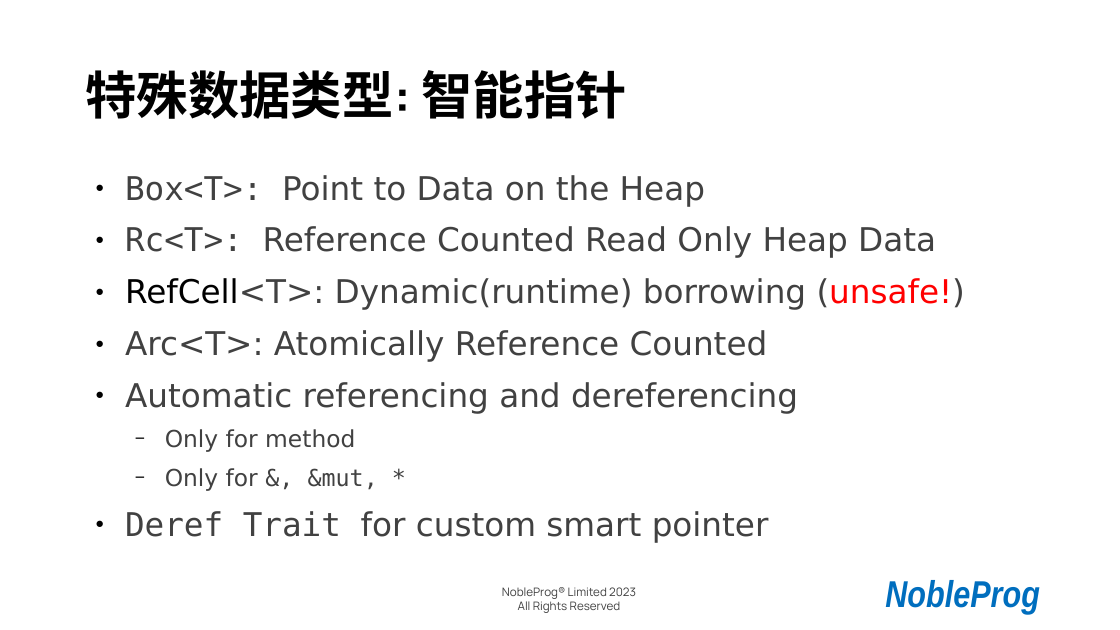
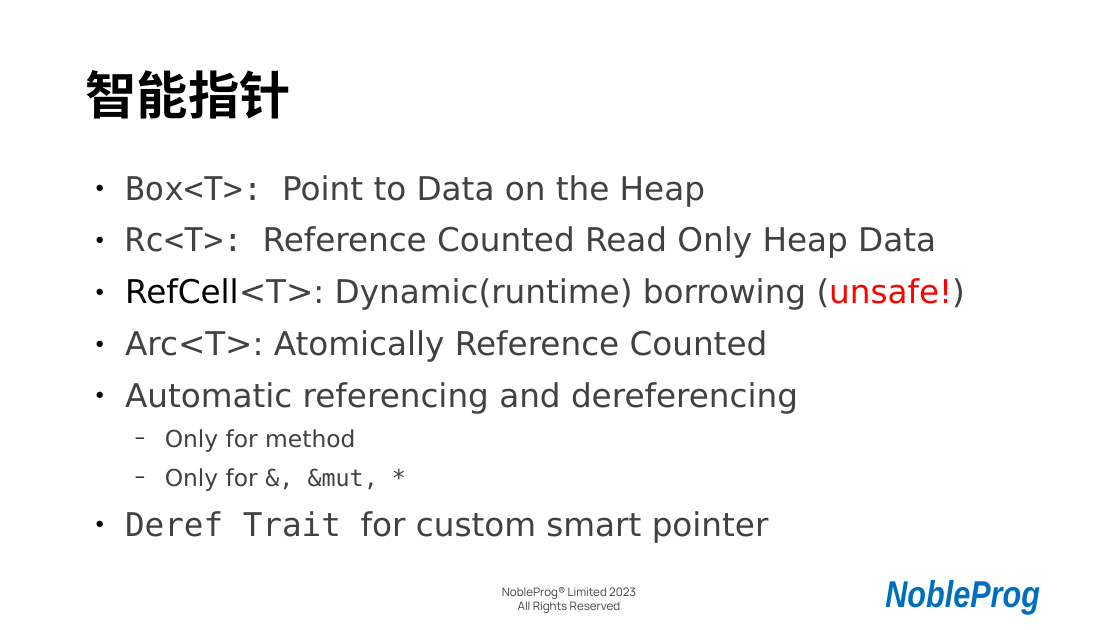
Before and after one commit to cathay4t/rust_training_2023_shanghai, a slide deck: slide 21 of presentation.odp. Drawn at 1120x630 pixels with LibreOffice and Linux fonts; fonts in the diff are those of the drawing; background and template pictures are left out. Boxes give left, top, right and bottom in pixels: in the first picture for what was removed or moved away, otherwise in the second. Text is boxed around its words. In the diff, an @@ line names an element or a change of style, - is before the commit and + after.

```diff
--- a/presentation.odp
+++ b/presentation.odp
@@ title at [85, 70, 290, 119]: text changed @@
-特殊数据类型: 智能指针
+智能指针
```
Also in this commit, not shown: 3 other slides changed, 13 slides added, 3 other files.
